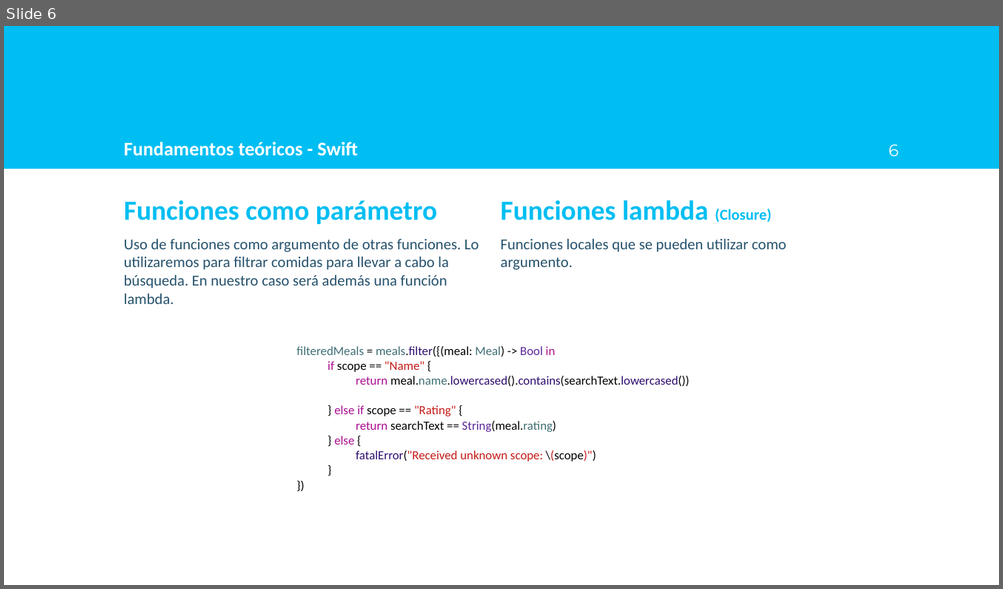
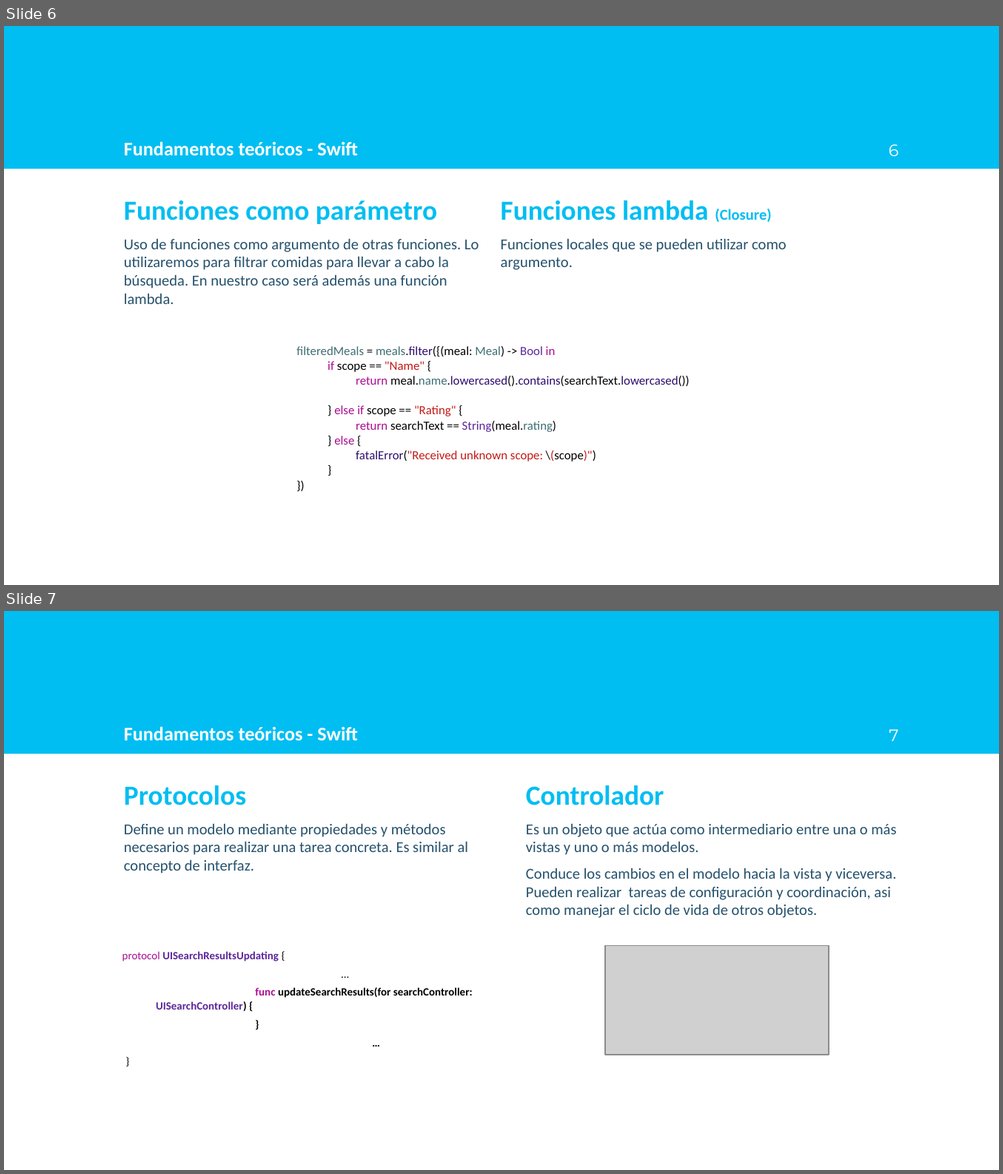
Before and after one commit to AlfonsoLRz/iOS_SearchBar, a slide deck: doc/Presentación.pptx. Shown one above the other, each under a label of ours: slide 6 before the commit, slides 6 and 7 after it. The pictures are 1003x589 and 1003x1174 pixels, drawn with LibreOffice and Linux fonts; fonts in the diff are those of the drawing; grey boxes stand for pictures; background and template pictures are left out. Boxes give left, top, right and bottom in pixels: in the first picture for what was removed or moved away, otherwise in the second. Text is boxed around its words. In the diff, an @@ line names an element or a change of style, - is before the commit and + after.

```diff
--- a/doc/Presentación.pptx
+++ b/doc/Presentación.pptx
@@ slide 7 added at [4, 611, 999, 1170], background picture (left out); not listed: 1 template element that a slide beside it also shows @@
@@ title added at [124, 726, 358, 741], 14 pt, text #FFFFFF, bold @@
+Fundamentos teóricos - Swift
@@ page number added at [888, 729, 898, 741], 12 pt, text #FFFFFF @@
+7
@@ text added at [124, 785, 469, 874], 11 pt, text #25516C @@
+Protocolos
+Define un modelo mediante propiedades y métodos necesarios para realizar una tarea concreta. Es similar al concepto de interfaz.
@@ text added at [526, 785, 896, 918], 11 pt, text #25516C @@
+Controlador
+Es un objeto que actúa como intermediario entre una o más vistas y uno o más modelos.
+Conduce los cambios en el modelo hacia la vista y viceversa. Pueden realizar tareas de configuración y coordinación, asi como manejar el ciclo de vida de otros objetos.
@@ text added at [122, 951, 472, 1011], 8 pt, text #000000, bold @@
+protocol UISearchResultsUpdating {
+…
+func updateSearchResults(for searchController: UISearchController) {
+}
+…
+}
@@ picture added at [605, 946, 828, 1056] @@
```
Also in this commit, not shown: 1 slide changed, 1 other slide added, 3 other files.
